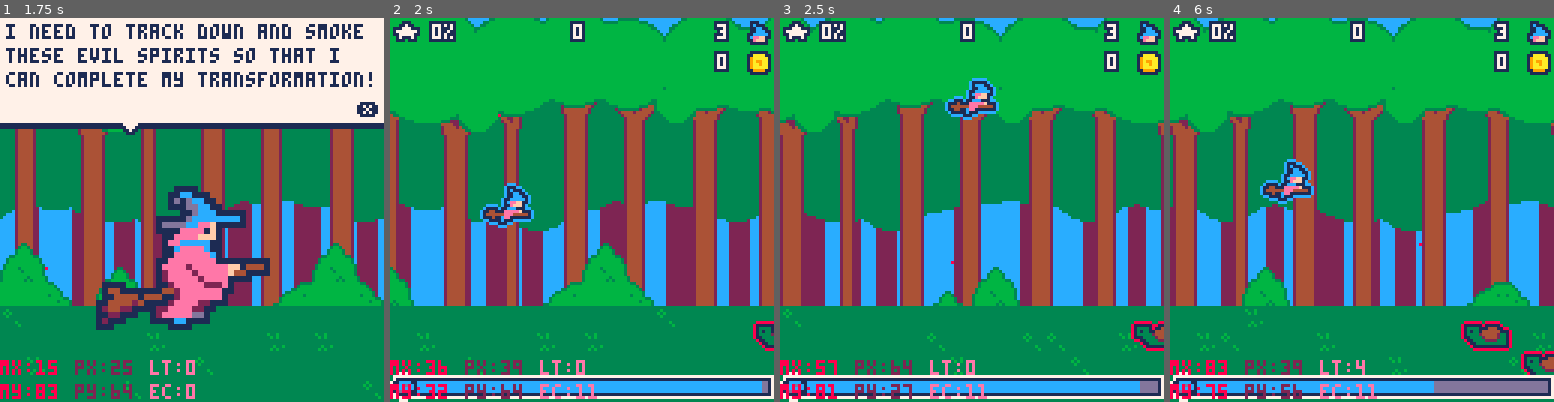
Above: before the commit, frames 1-4 (left to right).
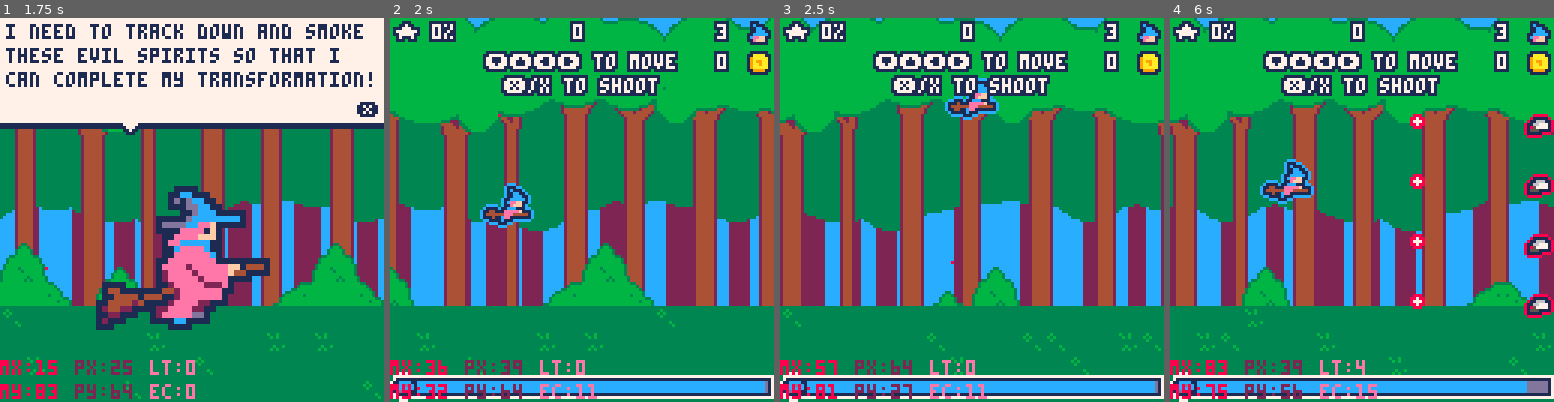
Above: after the commit, the same moments.

Repository: roseblack02/pico8-witch_blaster
Game: PICO-8 cartridge witch_blaster.p8
Same seed, same stepped clock (60 frames per second), same inputs: the game is played once before the commit and once after it.
Inputs (mouse positions are in pixels of both pictures, inside the frame that each line leads up to):
- Up to frame 1 (1.75 s): tap X (X key) at 0.33, 1.07 s; click (280, 121) at 0.67 s; tap O (Z key) at 0.7, 1.7 s; click (46, 267) at 1.22 s; hold Right from 1.6 s (still down)
- Up to frame 2 (2 s): keep holding Right; click (497, 114) at 1.77 s; tap X (X key) at 1.85 s
- Up to frame 3 (2.5 s): release Right at 2.1 s; tap O (Z key) at 2.1 s; hold Up 2.15-2.42 s; click (952, 259) at 2.32 s; hold Right from 2.47 s (still down)
- Up to frame 4 (6 s): tap O (Z key) every 0.4 s from 2.5 to 5.7 s; click (1404, 106) at 2.87 s; tap X (X key) at 2.97, 4.08, 5.2 s; release Right at 3.03 s; hold Left 3.08-3.58 s; click (1465, 256) at 3.42 s; hold Down 3.63-3.97 s; click (1231, 102) at 3.97 s; hold Right 4.02-4.68 s; click (1292, 248) at 4.52 s; hold Up 4.73-5.03 s; click (1354, 94) at 5.07 s; hold Left 5.08-5.68 s; click (1419, 244) at 5.62 s; hold Down from 5.73 s (still down)

Frame 1 is identical in both runs. In frame 2, 4.6% of the frame differs, in the area x 24-100%, y 8-98%; in frame 3, 4.8%; in frame 4, 8.3%, in the area x 24-100%, y 8-99%.

Commit message:
swapped menu music and shop music. fixed bug where you could purchase more than 3 blast upgrades.  pickups and player are drawn before enemies

Diff:
--- a/witch_blaster.p8
+++ b/witch_blaster.p8
@@ -25,7 +25,7 @@
 function _init()
 	state="menu"
 	frame=0
-	music(0)
+	music(2)
 	--menu
 	witch_y,blaster_x=-20,-100
 	game_pal="normal"
@@ -47,7 +47,7 @@
 	--get level info from text file
 	#include levels.lua
 	levels={level1,level2,level3,level4,level5,level6,level7}
-	level=4
+	level=1
 	level_timer=0
 	wave1,wave2,wave3=true,false,false
 	level_clear=false
@@ -154,7 +154,7 @@
 					state="shop"
 					level_clear=false
 					sfx(5)
-					if(music_on=="on")music(2)
+					if(music_on=="on")music(0)
 				else
 					--blast
 					if (self.mag_level==100) self.blast=true explosion(blast_particle,self.x+2,self.y-10) sfx(3)
@@ -325,7 +325,7 @@
 
 	if option==2 then
 		if btnp(1) or btnp(0) then
-			if(music_on=="on") music_on="off" music(-1) else music_on="on" music(0)
+			if(music_on=="on") music_on="off" music(-1) else music_on="on" music(2)
 			sfx(8)
 		end
 	end
@@ -481,7 +481,7 @@
 		if btnp(4) then
 			if option==1 then
 				state="menu"
-				if(music_on=="on")music(0)
+				if(music_on=="on")music(2)
 				sfx(8)
 			end
 
@@ -525,6 +525,11 @@
 	draw_trail(7)
 
 	--draw objects
+	local pickup
+	for pickup in all(pickup_objs)do
+		pickup:draw()
+	end
+	if(not player.dead)player:draw()
 	local enemy
 	for enemy in all(enemy_objs)do
 		enemy:draw()
@@ -533,12 +538,6 @@
 	for bullet in all(bullet_objs)do
 		bullet:draw()
 	end
-	local pickup
-	for pickup in all(pickup_objs)do
-		pickup:draw()
-	end
-
-	if(not player.dead)player:draw()
 
 	--explosions
 	draw_explosion(hit_particle,{7,8,8,2})
@@ -636,7 +635,7 @@
 		if(cursor.y==42 and player.coins>14 and drain_upgrades<5) player.coins-=15 player.e_drain-=0.025 drain_upgrades+=1 sfx(6)
 		if(cursor.y==50 and player.coins>17 and dmg_upgrades<5) player.coins-=18 player.dmg+=0.25 dmg_upgrades+=1 sfx(6)
 		if(cursor.y==58 and player.coins>19) player.coins-=20 player.lives+=1 sfx(6)
-		if(cursor.y==66 and player.coins>14 and blast_upgrades<5) player.coins-=15 player.blast_dur-=0.2 blast_upgrades+=1 sfx(6)
+		if(cursor.y==66 and player.coins>14 and blast_upgrades<3) player.coins-=15 player.blast_dur-=0.2 blast_upgrades+=1 sfx(6)
 		if(cursor.y==74) buying=false close=true sfx(5)
 	end
 
